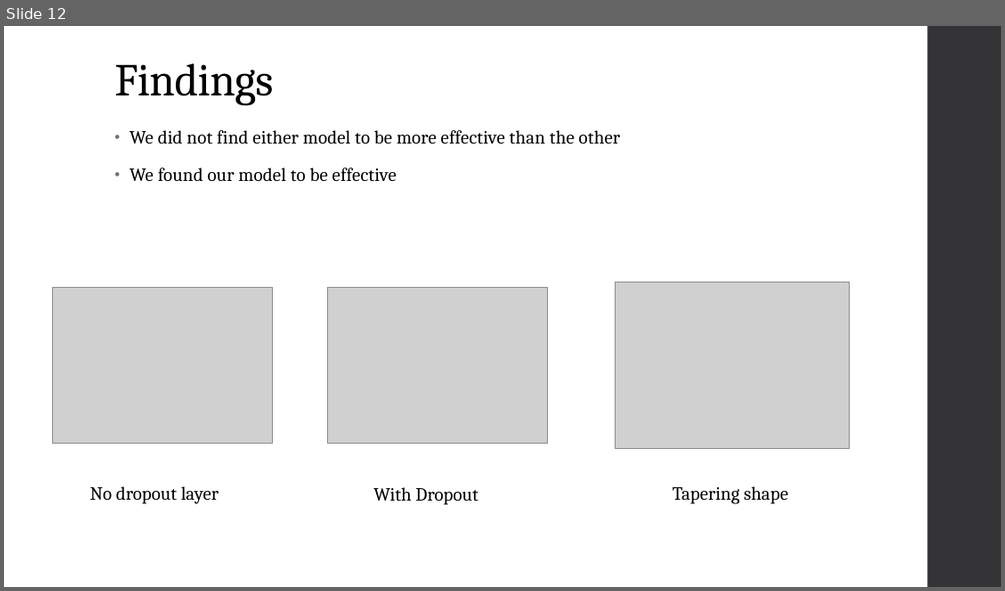
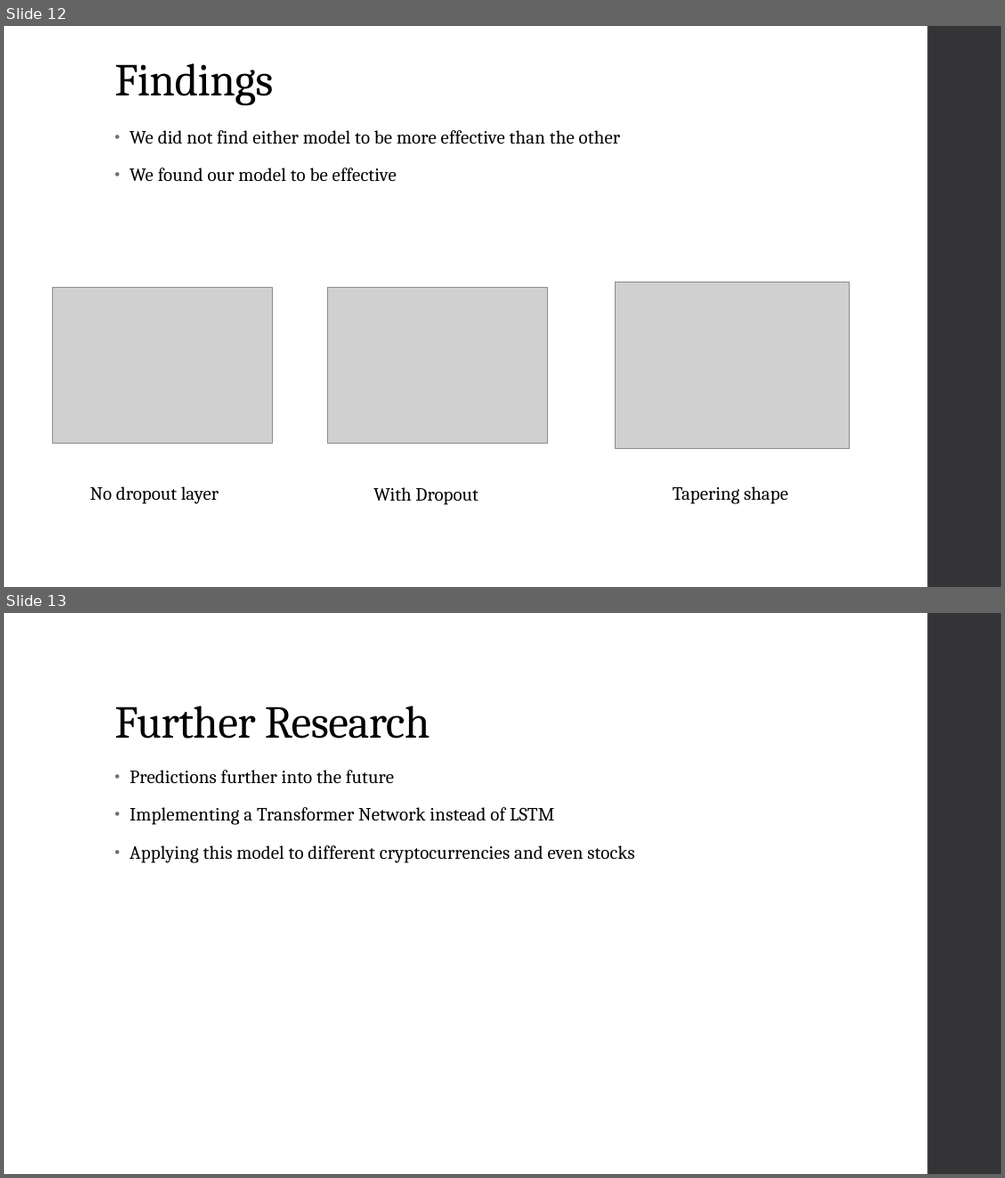
Before and after one commit to jaronritter01/cryptoAI, a slide deck: Cryptocurrency AI.pptx. Shown one above the other, each under a label of ours: slide 12 before the commit, slides 12 and 13 after it. The pictures are 1005x591 and 1005x1178 pixels, drawn with LibreOffice and Linux fonts; fonts in the diff are those of the drawing; grey boxes stand for pictures. Boxes give left, top, right and bottom in pixels: in the first picture for what was removed or moved away, otherwise in the second. Text is boxed around its words. In the diff, an @@ line names an element or a change of style, - is before the commit and + after.

```diff
--- a/Cryptocurrency AI.pptx
+++ b/Cryptocurrency AI.pptx
@@ slide 13 added at (4, 613, 1001, 1174), background #FFFFFF; not listed: 1 template element that a slide beside it also shows @@
@@ title added at (114, 706, 430, 738), 44 pt, text #000000 @@
+Further Research
@@ text added at (129, 770, 634, 863), 18 pt, text #000000 @@
+• Predictions further into the future
+• Implementing a Transformer Network instead of LSTM
+• Applying this model to different cryptocurrencies and even stocks
```
Also in this commit, not shown: 1 slide changed.
